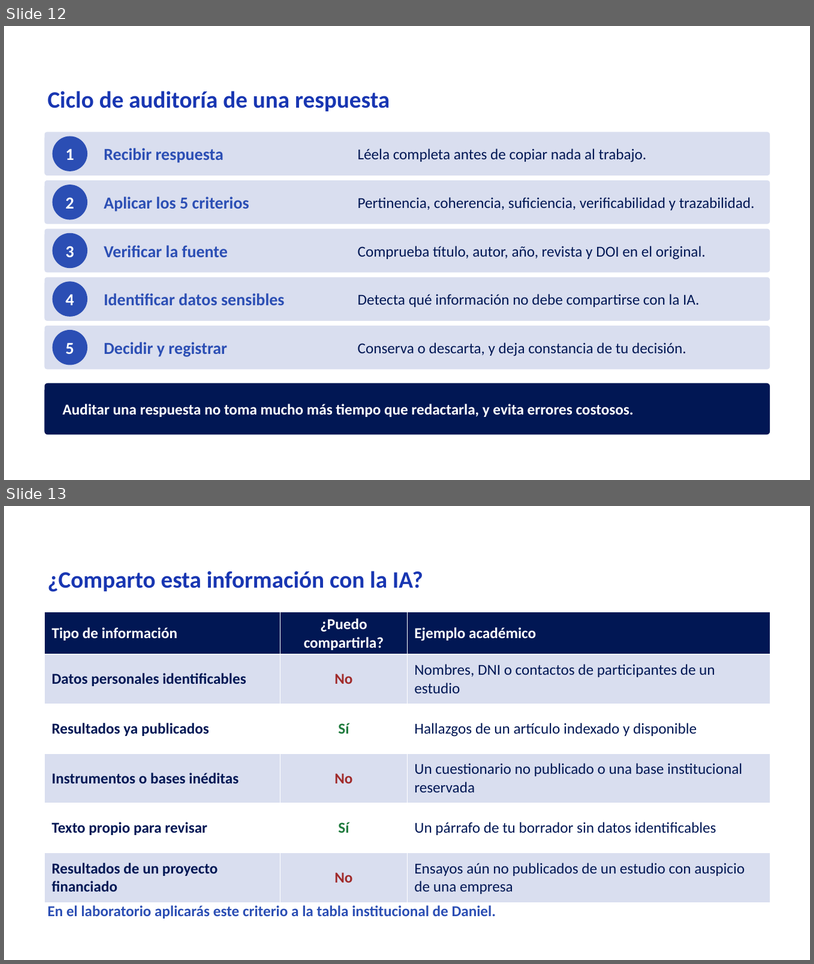
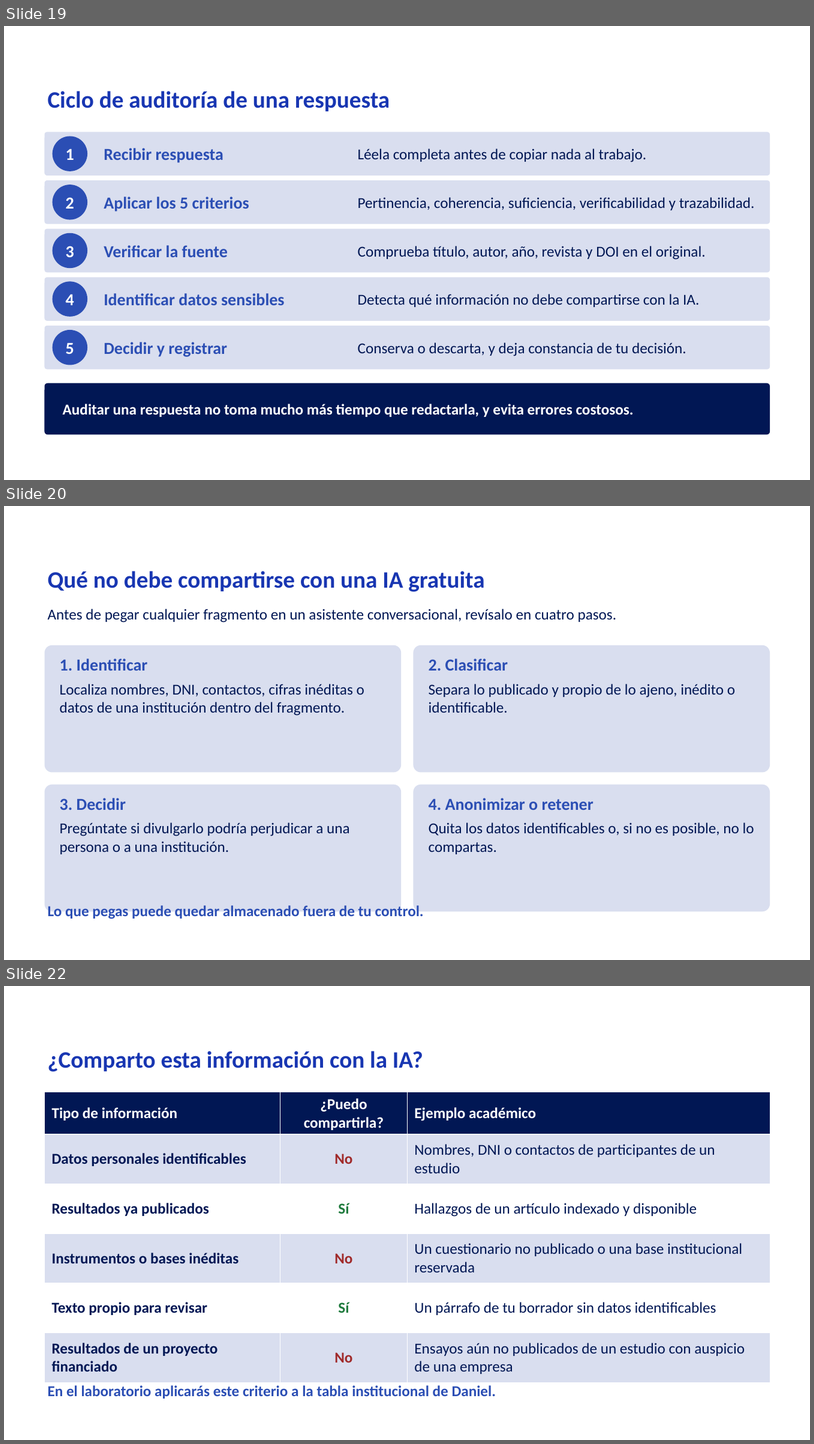
Before and after one commit to Rociosayan/analitica-empresarial-integrada, a slide deck: Sesion_03_mejorada.pptx. Shown one above the other, each under a label of ours: slides 12 and 13 before the commit, slides 19, 20 and 22 after it; the slides between them are not shown. The pictures are 814x964 and 814x1444 pixels, drawn with LibreOffice and Linux fonts; fonts in the diff are those of the drawing; background and template pictures are left out. Boxes give left, top, right and bottom in pixels: in the first picture for what was removed or moved away, otherwise in the second. Text is boxed around its words. In the diff, an @@ line names an element or a change of style, - is before the commit and + after.

```diff
--- a/Sesion_03_mejorada.pptx
+++ b/Sesion_03_mejorada.pptx
@@ slide 20 added at [4, 506, 810, 960], background picture (left out) @@
@@ text added at [48, 571, 485, 592], 28 pt, text #1836B2, bold @@
+Qué no debe compartirse con una IA gratuita
@@ text added at [48, 609, 617, 622], 18 pt, text #011754 @@
+Antes de pegar cualquier fragmento en un asistente conversacional, revísalo en cuatro pasos.
@@ rounded rectangle added at [45, 645, 401, 772], fill #D9DEEF @@
@@ rounded rectangle added at [414, 645, 770, 772], fill #D9DEEF @@
@@ text added at [60, 658, 365, 715], 18 pt, text #011754 @@
+1. Identificar
+Localiza nombres, DNI, contactos, cifras inéditas o datos de una institución dentro del fragmento.
@@ text added at [429, 658, 735, 712], 18 pt, text #011754 @@
+2. Clasificar
+Separa lo publicado y propio de lo ajeno, inédito o identificable.
@@ rounded rectangle added at [45, 784, 401, 912], fill #D9DEEF @@
@@ rounded rectangle added at [414, 784, 770, 912], fill #D9DEEF @@
@@ text added at [60, 798, 350, 854], 18 pt, text #011754 @@
+3. Decidir
+Pregúntate si divulgarlo podría perjudicar a una persona o a una institución.
@@ text added at [429, 798, 755, 854], 18 pt, text #011754 @@
+4. Anonimizar o retener
+Quita los datos identificables o, si no es posible, no lo compartas.
@@ text added at [48, 905, 424, 918], 18 pt, text #2B4EB4, bold @@
+Lo que pegas puede quedar almacenado fuera de tu control.
@@ what was slide 12 is now slide 19 @@
@@ what was slide 13 is now slide 22 @@
```
Also in this commit, not shown: 1 slide changed, 12 other slides added, 1 slide removed, 1 other file.
